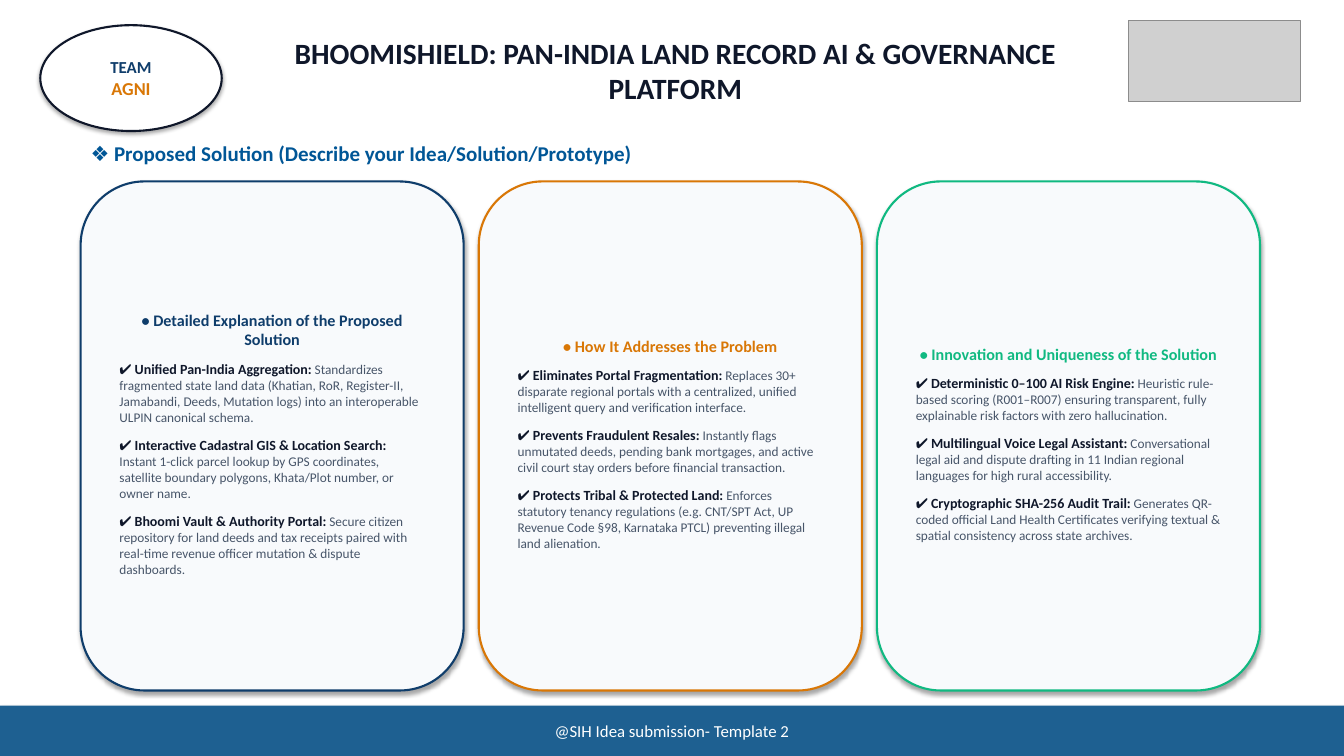
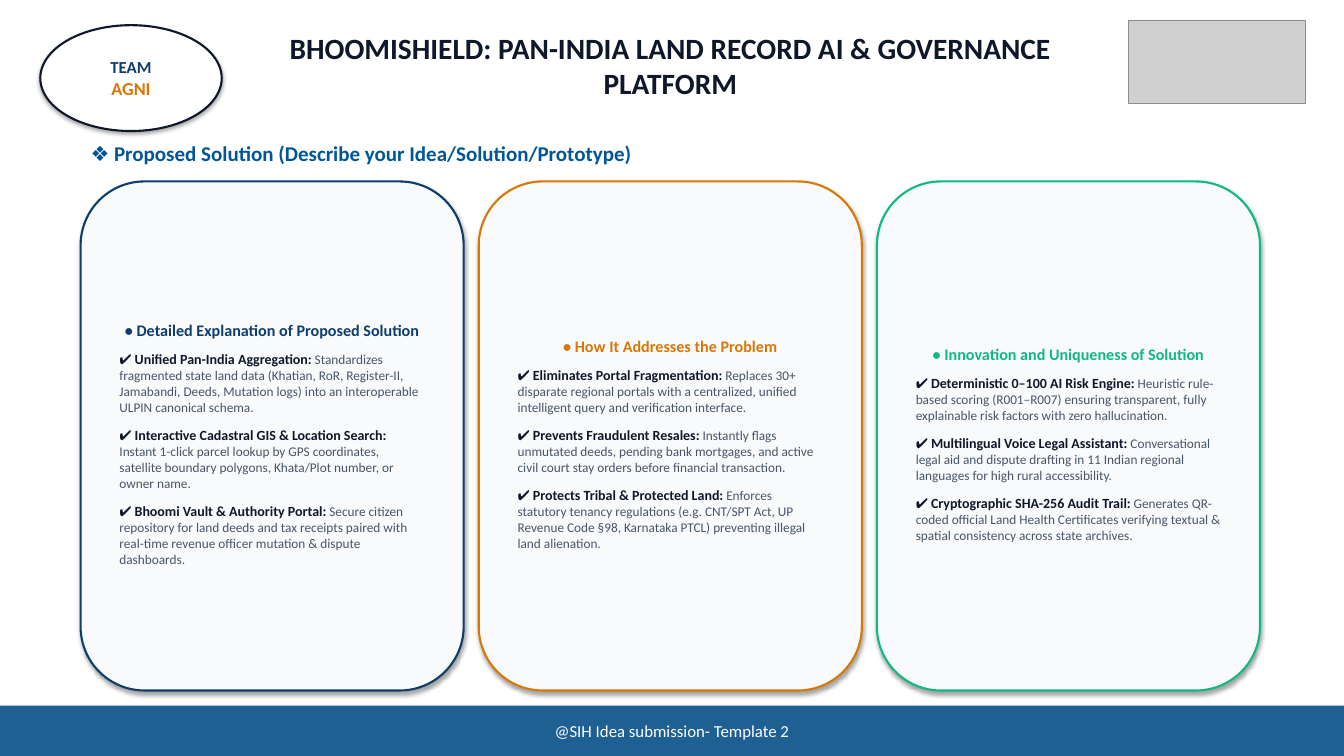
Before and after one commit to Zainul9142/Land-Record-Handling, a slide deck: slide 2 of BhoomiShield_SIH2026_TEAM_AGNI.pptx. Drawn at 1344x756 pixels with LibreOffice and Linux fonts; fonts in the diff are those of the drawing; grey boxes stand for pictures. Boxes give left, top, right and bottom in pixels: in the first picture for what was removed or moved away, otherwise in the second. Text is boxed around its words. In the diff, an @@ line names an element or a change of style, - is before the commit and + after.

Commit message:
feat: Add Pan-India GIS Land Governance features, Auth fixes, and SQLite User Management Studio

```diff
--- a/BhoomiShield_SIH2026_TEAM_AGNI.pptx
+++ b/BhoomiShield_SIH2026_TEAM_AGNI.pptx
@@ text "BHOOMISHIELD: PAN-INDIA LAND RECORD AI ...": place and size @@
-text "BHOOMISHIELD: PAN-INDIA LAND RECORD AI ..." at [295, 44, 1056, 100]
+text "BHOOMISHIELD: PAN-INDIA LAND RECORD AI ..." at [290, 39, 1051, 95]
@@ picture: place and size @@
-picture at [1129, 20, 1301, 101]
+picture at [1129, 20, 1306, 104]
@@ text in rounded rectangle at [137, 324, 419, 339]: text changed @@
-• Detailed Explanation of the Proposed Solution
+• Detailed Explanation of Proposed Solution
@@ text in rounded rectangle at [944, 348, 1204, 363]: text changed @@
-• Innovation and Uniqueness of the Solution
+• Innovation and Uniqueness of Solution
```
Also in this commit, not shown: 4 other slides changed, 1 slide added, 1 slide removed, 34 other files.
